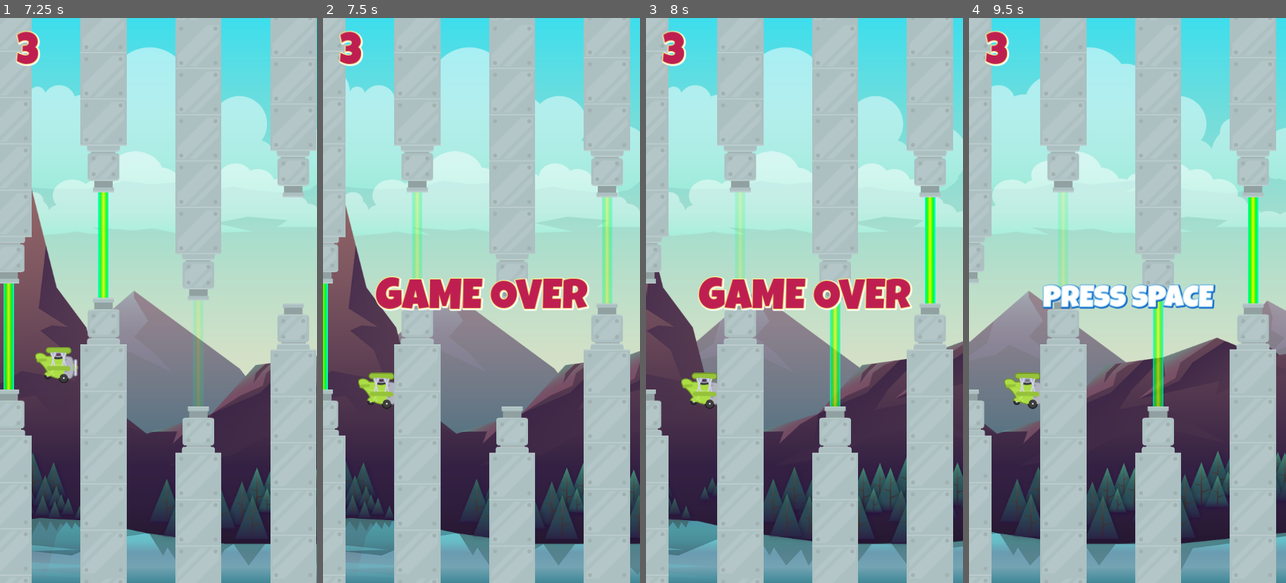
Above: before the commit, frames 1-4 (left to right).
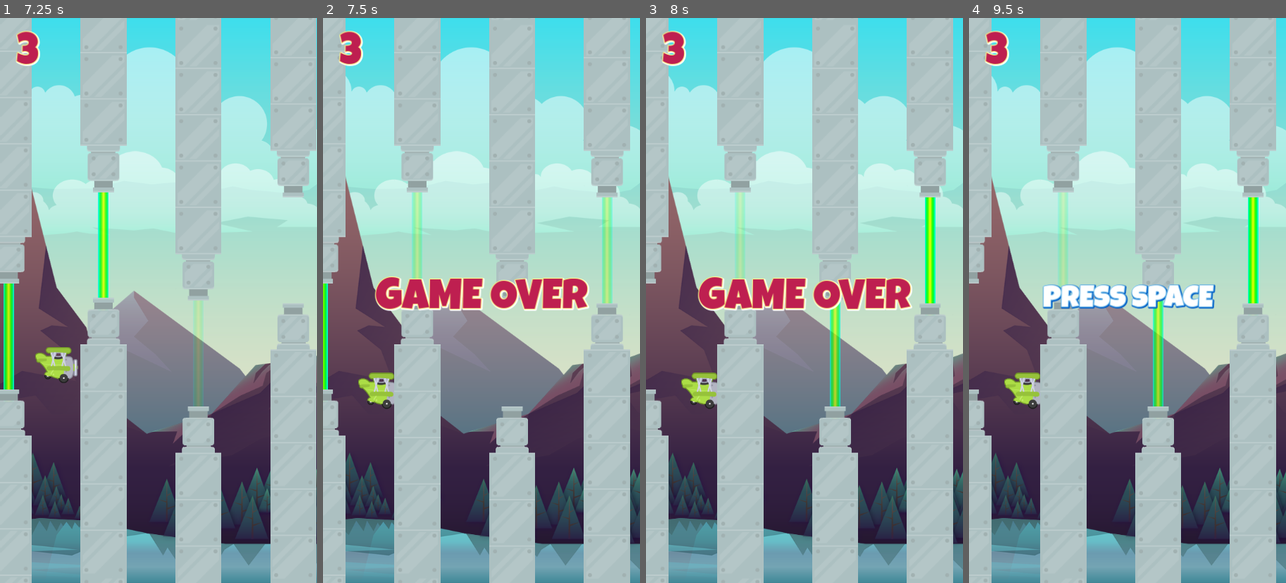
Above: after the commit, the same moments.

Repository: Havolt/tappy-plane
Game: Godot game, scene res://scenes/main/main.tscn
Same seed, same stepped clock (60 frames per second), same inputs: the game is played once before the commit and once after it.
Inputs:
- Up to frame 1 (7.25 s): tap Space (fly) at 0.5, 0.6, 1.35, 2.1, 2.85, 3.6, 4.35, 5.1, 5.85, 6.6 s
- Up to frame 2 (7.5 s): tap Space (fly) at 7.35 s
- Up to frame 3 (8 s): no input
- Up to frame 4 (9.5 s): tap Space (fly) at 8.1, 8.85 s

Frame 1 is identical in both runs. In frame 2, 3.8% of the frame differs, in the area x 7-100%, y 5-99%; in frame 3, 10%; in frame 4, 20%, in the area x 0-100%, y 5-98%.

Commit message:
Stop parallax background when plane dies

Diff:
--- a/scenes/parallax_image/parallax_image.gd
+++ b/scenes/parallax_image/parallax_image.gd
@@ -12,8 +12,14 @@
 	sprite_2d.scale = Vector2(scale_f, scale_f)
 	# How far to scroll before mirroring the image
 	repeat_size.x = texture.get_width() * scale_f
+	SignalManager.on_plane_died.connect(on_plane_died)
 
 
 # Called every frame. 'delta' is the elapsed time since the previous frame.
 func _process(delta: float) -> void:
 	pass
+
+func on_plane_died() -> void:
+	var p = position;
+	autoscroll = Vector2.ZERO
+	position = p
